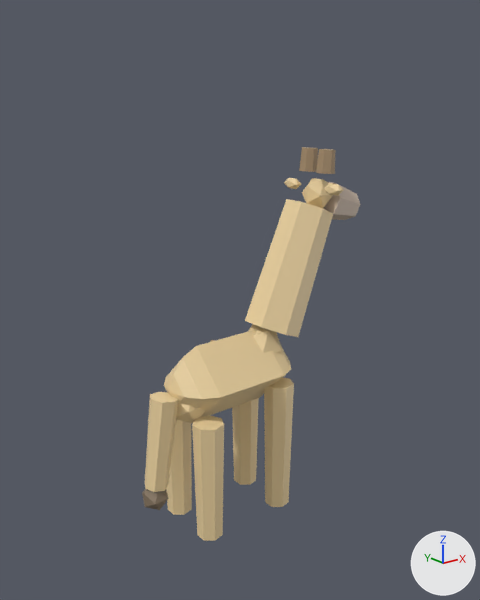
Two versions of the glTF model public/studio/v2.15.0/d_giraffe/model.glb, one commit apart.
Both versions are drawn from a 50 mm camera at (-5.85, -7.57, 6.53) aimed at (0.33, 0.15, 3.44). The lights are fixed; the arrows at lower right show +X, +Y and +Z. The older version comes first. Where no turn or scale is listed for an object, it has been applied to the vertices.

The first picture shows 'part0', 'part1', 'part11', 'part12', 'part13', 'part14', 'part15', 'part16', 'part2', 'part4', 'part5', 'part6', 'part9' and 3 more.
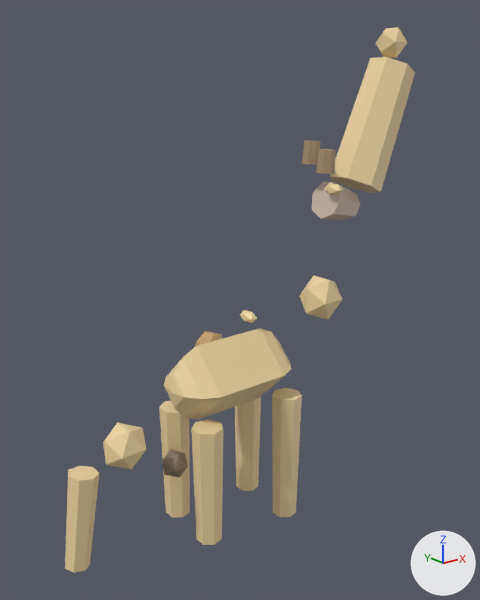
What differs and where, as boxes (x1, y1, x2, y2) in the pictures (480 x 600 px):
'part4', moved
    before: (245, 199, 333, 337)
    after: (330, 57, 415, 193)
'part15', moved
    before: (145, 392, 178, 492)
    after: (65, 466, 99, 573)
'part12', moved
    before: (264, 378, 294, 507)
    after: (272, 388, 302, 517)
'part14', moved
    before: (192, 415, 224, 541)
    after: (191, 419, 223, 545)
'part11', moved
    before: (232, 398, 259, 485)
    after: (235, 397, 261, 491)
'part2', moved
    before: (176, 403, 205, 423)
    after: (103, 422, 146, 470)
'part1', moved
    before: (248, 324, 282, 353)
    after: (300, 275, 342, 320)
'part5', moved
    before: (302, 178, 333, 208)
    after: (375, 27, 407, 58)
'part16', moved
    before: (142, 488, 169, 510)
    after: (162, 450, 188, 478)
'part9', moved
    before: (284, 178, 301, 189)
    after: (240, 310, 257, 323)
'part3', moved (not visible before)
    after: (195, 331, 222, 347)

Edits to the bpy script that builds the scene:
```text
Change me_geometry_1:
    remove me_geometry_1.from_pydata(...)  # 12 vertices, 20 faces; spans x 0.288..0.952, y -0.306..0.306, z 2.271..2.969
    add me_geometry_1.from_pydata(...)  # 12 vertices, 20 faces; spans x 1.629..2.292, y -0.306..0.306, z 2.855..3.553
    me_geometry_1 part 1: the whole mesh is moved by (1.341, 0.0, 0.584)
Change me_geometry_2:
    remove me_geometry_2.from_pydata(...)  # 12 vertices, 20 faces; spans x -1.086..-0.474, y -0.281..0.281, z 1.802..2.398
    add me_geometry_2.from_pydata(...)  # 12 vertices, 20 faces; spans x -2.189..-1.576, y -0.281..0.281, z 1.449..2.044
    me_geometry_2 part 2: the whole mesh is moved by (-1.102, 0.0, -0.353)
Change me_geometry_3:
    remove me_geometry_3.from_pydata(...)  # 12 vertices, 20 faces; spans x -0.105..0.405, y 0.363..0.737, z 2.229..2.671
    add me_geometry_3.from_pydata(...)  # 12 vertices, 20 faces; spans x -0.026..0.484, y 0.652..1.027, z 2.281..2.724
    me_geometry_3 part 3: the whole mesh is moved by (0.079, 0.289, 0.053)
Change me_geometry_4:
    remove me_geometry_4.from_pydata(...)  # 16 vertices, 28 faces; spans x 0.47..1.99, y -0.45..0.45, z 2.73..4.92
    add me_geometry_4.from_pydata(...)  # 16 vertices, 28 faces; spans x 2.27..3.79, y -0.45..0.45, z 4.87..7.06
    me_geometry_4 part 4: the whole mesh is moved by (1.8, 0.0, 2.15)
Change me_geometry_5:
    remove me_geometry_5.from_pydata(...)  # 12 vertices, 20 faces; spans x 1.562..2.038, y -0.213..0.213, z 4.75..5.21
    add me_geometry_5.from_pydata(...)  # 12 vertices, 20 faces; spans x 3.145..3.621, y -0.213..0.213, z 7.063..7.522
    me_geometry_5 part 5: the whole mesh is moved by (1.583, 0.0, 2.313)
Change me_geometry_9:
    remove me_geometry_9.from_pydata(...)  # 12 vertices, 20 faces; spans x 1.586..1.774, y 0.307..0.613, z 5.015..5.185
    add me_geometry_9.from_pydata(...)  # 12 vertices, 20 faces; spans x 0.392..0.579, y -0.02..0.286, z 3.059..3.229
    me_geometry_9 part 6: the whole mesh is moved by (-1.195, -0.327, -1.956)
Change me_geometry_11:
    remove me_geometry_11.from_pydata(...)  # 16 vertices, 28 faces; spans x 0.44..0.9, y 0.19..0.65, z 0.0..2.15
    add me_geometry_11.from_pydata(...)  # 16 vertices, 28 faces; spans x 0.55..1.01, y 0.26..0.72, z -0.21..1.94
    me_geometry_11 part 7: the whole mesh is moved by (0.11, 0.07, -0.21)
Change me_geometry_12:
    remove me_geometry_12.from_pydata(...)  # 16 vertices, 28 faces; spans x 0.44..0.9, y -0.65..-0.19, z 0.0..2.15
    add me_geometry_12.from_pydata(...)  # 16 vertices, 28 faces; spans x 0.55..1.01, y -0.72..-0.26, z -0.21..1.94
    me_geometry_12 part 8: the whole mesh is moved by (0.11, -0.07, -0.21)
Change me_geometry_14:
    remove me_geometry_14.from_pydata(...)  # 16 vertices, 28 faces; spans x -0.94..-0.48, y -0.65..-0.19, z 0.0..1.9
    add me_geometry_14.from_pydata(...)  # 16 vertices, 28 faces; spans x -0.96..-0.51, y -0.67..-0.2, z -0.05..1.85
    me_geometry_14 part 9: the whole mesh is moved by (-0.03, -0.02, -0.05)
Change me_geometry_15:
    remove me_geometry_15.from_pydata(...)  # 16 vertices, 28 faces; spans x -1.578..-1.004, y -0.214..0.214, z 0.877..2.331
    add me_geometry_15.from_pydata(...)  # 16 vertices, 28 faces; spans x -2.912..-2.338, y -0.214..0.214, z 0.142..1.596
    me_geometry_15 part 10: the whole mesh is moved by (-1.334, 0.0, -0.735)
Change me_geometry_16:
    remove me_geometry_16.from_pydata(...)  # 12 vertices, 20 faces; spans x -1.607..-1.233, y -0.187..0.187, z 0.553..0.927
    add me_geometry_16.from_pydata(...)  # 12 vertices, 20 faces; spans x -1.244..-0.87, y -0.187..0.187, z 0.964..1.338
    me_geometry_16 part 11: the whole mesh is moved by (0.363, 0.0, 0.411)
```
